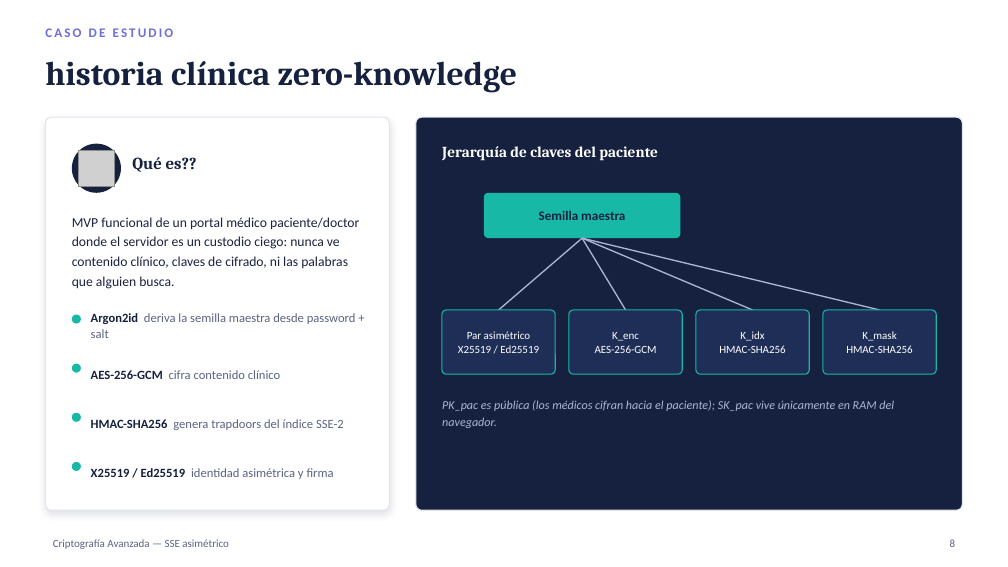
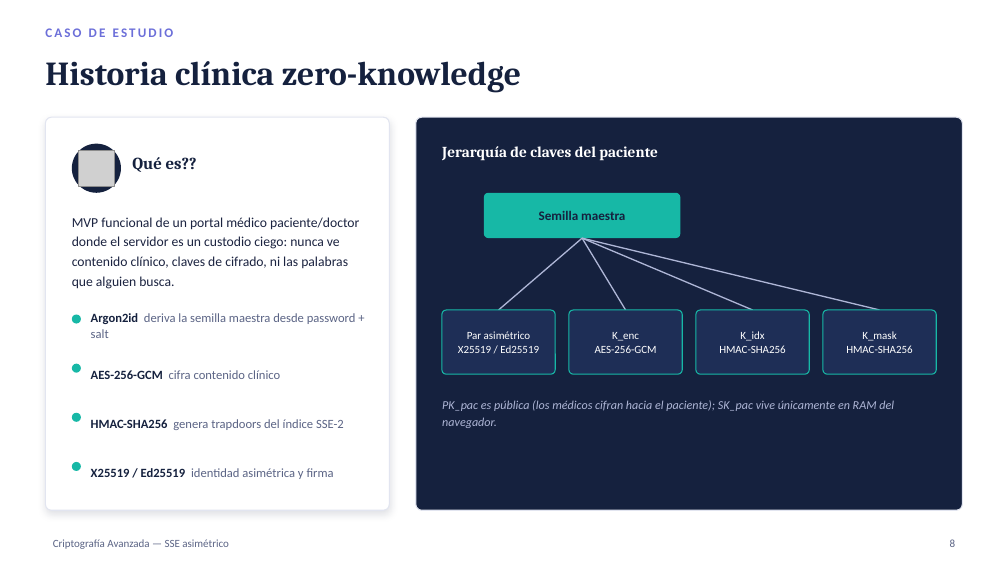
Before and after one commit to hernan2292/resumenes-maestria-en-ciberdefensa, a slide deck: slide 8 of Criptografia Avanzada/sse_cifrado_asimetrico.pptx. Drawn at 1008x567 pixels with LibreOffice and Linux fonts; fonts in the diff are those of the drawing; grey boxes stand for pictures. Boxes give left, top, right and bottom in pixels: in the first picture for what was removed or moved away, otherwise in the second. Text is boxed around its words. In the diff, an @@ line names an element or a change of style, - is before the commit and + after.

```diff
--- a/Criptografia Avanzada/sse_cifrado_asimetrico.pptx
+++ b/Criptografia Avanzada/sse_cifrado_asimetrico.pptx
@@ text at [45, 61, 521, 93]: text changed @@
-historia clínica zero-knowledge
+Historia clínica zero-knowledge
```
Also in this commit, not shown: 2 other slides changed, 2 slides removed, 2 other files.
